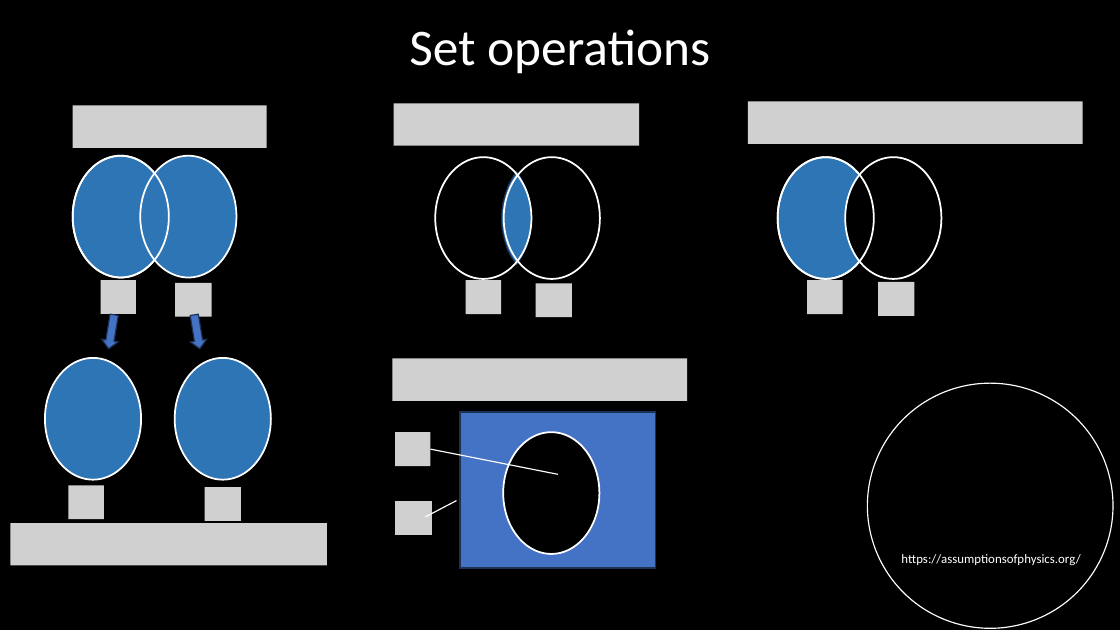
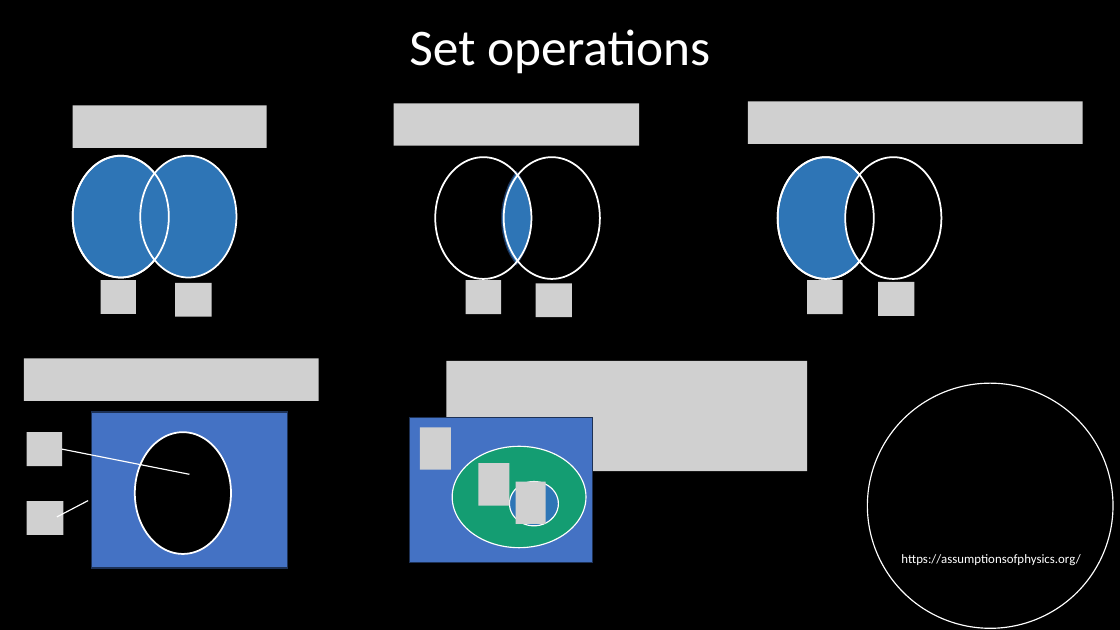
Before and after one commit to assumptionsofphysics/slides, a slide deck: slide 6 of Set Theory 112623.pptx. Drawn at 1120x630 pixels with LibreOffice and Linux fonts; fonts in the diff are those of the drawing; grey boxes stand for pictures; background and template pictures are left out. Boxes give left, top, right and bottom in pixels: in the first picture for what was removed or moved away, otherwise in the second. Text is boxed around its words. In the diff, an @@ line names an element or a change of style, - is before the commit and + after.

```diff
--- a/Set Theory 112623.pptx
+++ b/Set Theory 112623.pptx
@@ down arrow removed at [101, 314, 123, 351] @@
@@ down arrow removed at [186, 314, 208, 351] @@
@@ picture added at [24, 359, 319, 402] @@
@@ ellipse removed at [45, 358, 141, 480] @@
@@ ellipse removed at [175, 358, 271, 480] @@
@@ picture removed at [392, 359, 687, 402] @@
@@ picture added at [446, 361, 807, 471] @@
@@ picture added at [27, 433, 62, 466] @@
@@ picture removed at [395, 433, 430, 466] @@
@@ group added at [409, 418, 592, 562]: 3 pictures, 2 ellipses, 1 rectangle @@
@@ picture added at [27, 502, 64, 535] @@
@@ 2 lines, 1 rectangle, 1 ellipse: place and size @@
-2 lines, 1 rectangle, 1 ellipse at [425, 412, 656, 568]
+2 lines, 1 rectangle, 1 ellipse at [57, 412, 287, 568]
@@ picture removed at [68, 486, 103, 519] @@
@@ picture removed at [205, 487, 241, 521] @@
@@ picture removed at [395, 502, 432, 535] @@
@@ picture removed at [10, 523, 327, 565] @@
```
Also in this commit, not shown: 1 other slide changed, 3 slides added, 1 slide removed.
